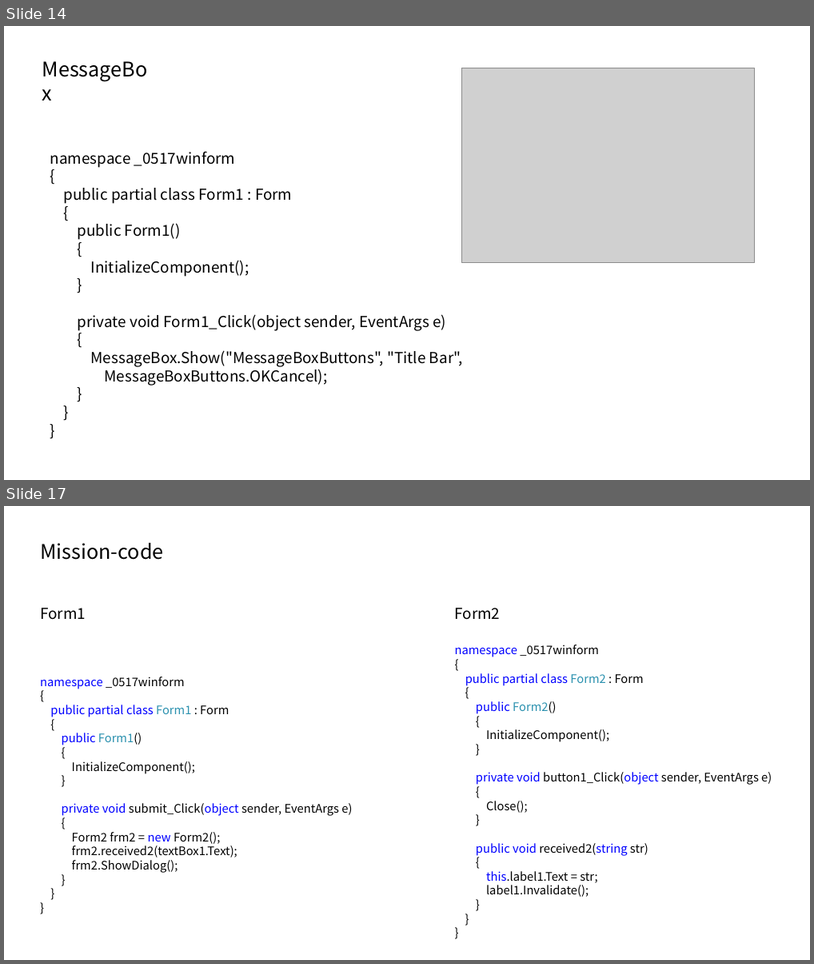
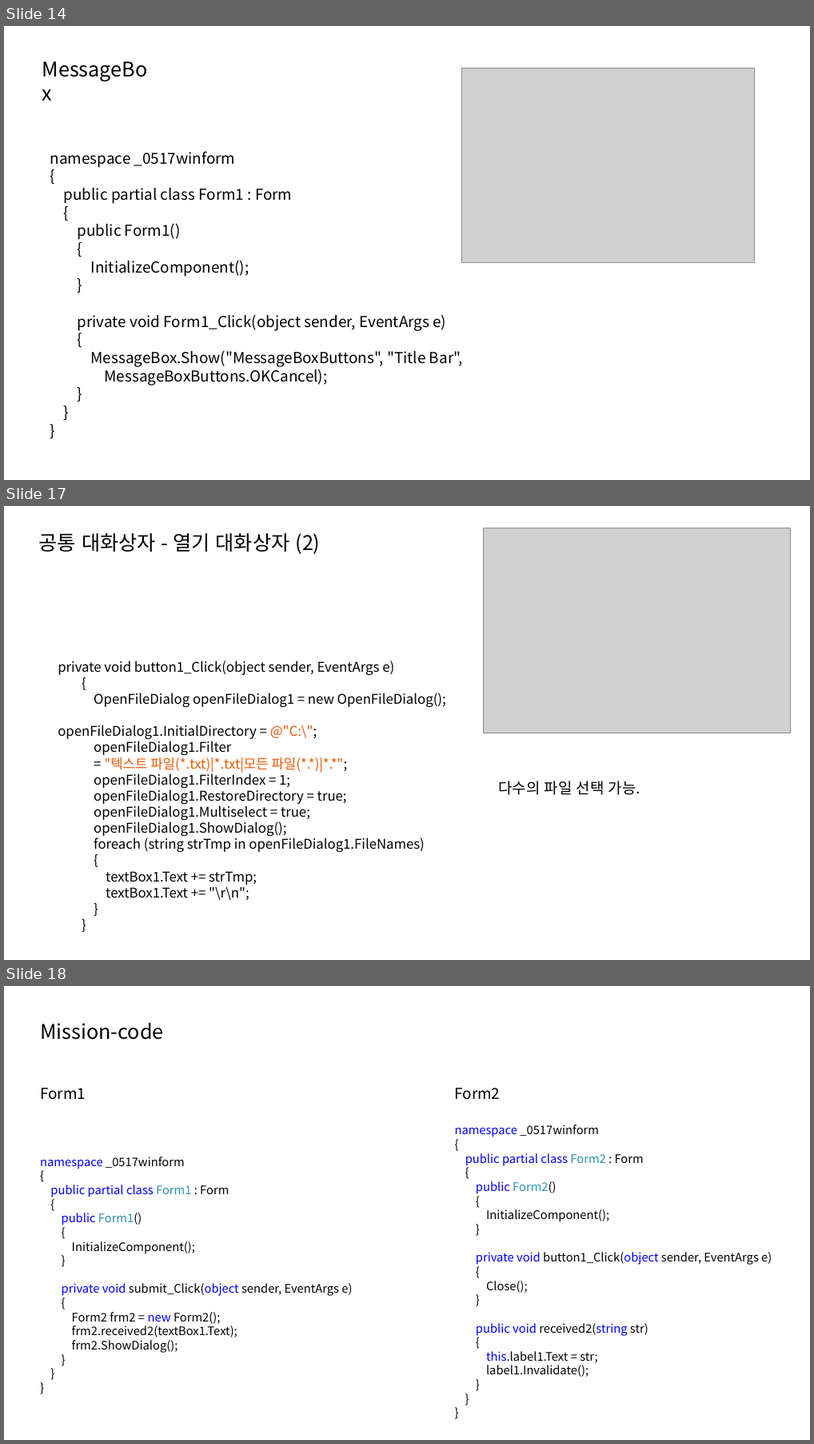
Before and after one commit to ks2019875071/CSharp, a slide deck: 0517/20210517_객체지향_winform.pptx. Shown one above the other, each under a label of ours: slides 14 and 17 before the commit, slides 14, 17 and 18 after it; the slides between them are not shown. The pictures are 814x964 and 814x1444 pixels, drawn with LibreOffice and Linux fonts; fonts in the diff are those of the drawing; grey boxes stand for pictures. Boxes give left, top, right and bottom in pixels: in the first picture for what was removed or moved away, otherwise in the second. Text is boxed around its words. In the diff, an @@ line names an element or a change of style, - is before the commit and + after.

```diff
--- a/0517/20210517_객체지향_winform.pptx
+++ b/0517/20210517_객체지향_winform.pptx
@@ slide 17 added at [4, 506, 810, 960], background #FFFFFF @@
@@ picture added at [483, 528, 790, 733] @@
@@ text added at [39, 533, 320, 554], 24 pt, text #000000 @@
+공통 대화상자 - 열기 대화상자 (2)
@@ text added at [58, 660, 446, 900], 16 pt, text #000000 @@
+private void button1_Click(object sender, EventArgs e)
+{
+OpenFileDialog openFileDialog1 = new OpenFileDialog();
+openFileDialog1.InitialDirectory = @"C:\";
+openFileDialog1.Filter
+= "텍스트 파일(*.txt)|*.txt|모든 파일(*.*)|*.*";
+openFileDialog1.FilterIndex = 1;
+openFileDialog1.RestoreDirectory = true;
+openFileDialog1.Multiselect = true;
+openFileDialog1.ShowDialog();
+foreach (string strTmp in openFileDialog1.FileNames)
+{
+textBox1.Text += strTmp;
+textBox1.Text += "\r\n";
+}
+}
@@ text added at [498, 780, 641, 795], 18 pt, text #000000 @@
+다수의 파일 선택 가능.
@@ what was slide 17 is now slide 18 @@
```
Also in this commit, not shown: 2 other slides added, 2 slides removed.
